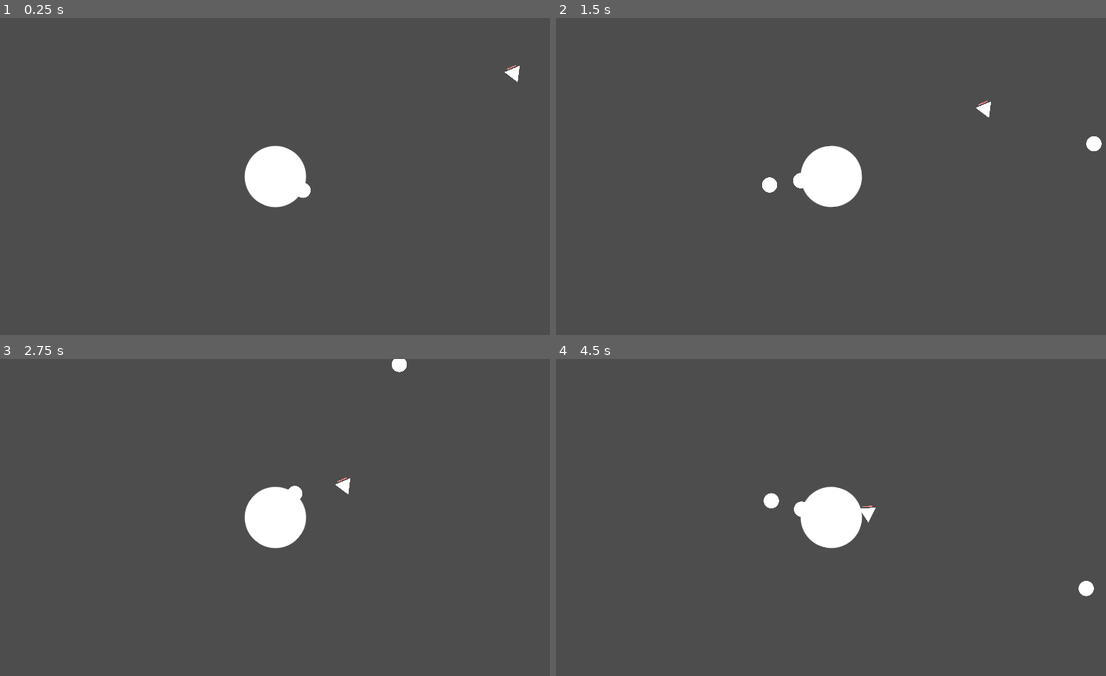
Above: before the commit, frames 1-4 (two rows, left to right).
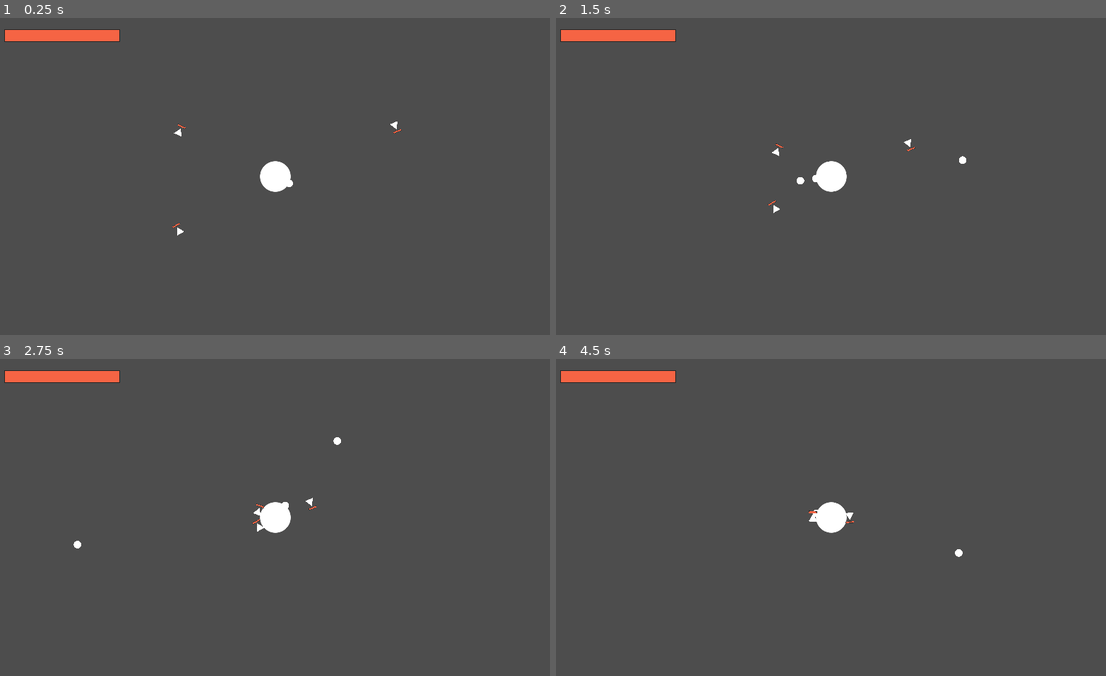
Above: after the commit, the same moments.

Repository: BonsenW/godot-static-shooter
Game: Godot game, scene res://scenes/levels/level.tscn
The game is run twice, just before and just after one commit, with the same random seed, the same clock (stepped at 60 frames per second) and the same inputs.
Inputs (mouse positions are in pixels of both pictures, inside the frame that each line leads up to):
- Up to frame 1 (0.25 s): no input
- Up to frame 2 (1.5 s): move the mouse to (957, 160) at 0.52 s; click (957, 160) at 0.6 s; move the mouse to (721, 192) at 1.27 s; click (721, 192) at 1.35 s
- Up to frame 3 (2.75 s): move the mouse to (330, 447) at 2.02 s; click (330, 447) at 2.1 s
- Up to frame 4 (4.5 s): move the mouse to (803, 580) at 2.77 s; click (803, 580) at 2.85 s; move the mouse to (1001, 565) at 3.52 s; click (1001, 565) at 3.6 s; move the mouse to (660, 469) at 4.27 s; click (660, 469) at 4.35 s

The runs differ from the first frame. In frame 1, 2.3% of the frame differs, in the area x 0-95%, y 3-69%; in frame 2, 2.6%, in the area x 0-100%, y 3-62%; in frame 3, 2.4%; in frame 4, 2.5%.

Commit message:
Completed healthbar, refactored code

Diff:
--- a/scenes/enemy/Container.gd
+++ /dev/null
@@ -1,4 +0,0 @@
-extends Node2D
-
-func _process(delta):
-	global_rotation = 0
--- a/scenes/enemy/basic_enemy.gd
+++ b/scenes/enemy/basic_enemy.gd
@@ -1,7 +1,14 @@
+class_name BasicEnemy
+
 extends CharacterBody2D
 
 @export var health: int = 100
 @export var speed: int = 150
+
+@onready var health_bar = $HealthBar
+
+func _ready() -> void:
+	health_bar.init_health(health)
 
 func _physics_process(delta: float) -> void:
 	# Look at player
@@ -15,5 +22,7 @@
 func hit(damage: int) -> void:
 	health -= damage
 
+	health_bar.health = health
+
 	if health <= 0:
 		queue_free()
--- a/scenes/enemy/basic_enemy.tscn
+++ b/scenes/enemy/basic_enemy.tscn
@@ -2,13 +2,12 @@
 
 [ext_resource type="Script" path="res://scenes/enemy/basic_enemy.gd" id="1_i78eg"]
 [ext_resource type="Texture2D" uid="uid://cgw04uttxrtco" path="res://assets/PlaceHolderSprites.png" id="2_pp21h"]
-[ext_resource type="Script" path="res://scenes/enemy/Container.gd" id="3_hivu3"]
+[ext_resource type="PackedScene" uid="uid://cpxevcg27leys" path="res://scenes/gui/health_bar.tscn" id="3_2d8dg"]
 
 [node name="BasicEnemy" type="CharacterBody2D"]
 collision_layer = 2
 collision_mask = 5
 script = ExtResource("1_i78eg")
-metadata/_edit_group_ = true
 
 [node name="Sprite2D" type="Sprite2D" parent="."]
 scale = Vector2(0.25, 0.25)
@@ -19,31 +18,8 @@
 [node name="CollisionPolygon2D" type="CollisionPolygon2D" parent="."]
 polygon = PackedVector2Array(0, -15, -17, 15, 17, 15)
 
-[node name="Container" type="Control" parent="."]
-layout_mode = 3
-anchors_preset = 8
-anchor_left = 0.5
-anchor_top = 0.5
-anchor_right = 0.5
-anchor_bottom = 0.5
-offset_left = -20.0
-offset_top = -20.0
-offset_right = 20.0
-offset_bottom = 20.0
-grow_horizontal = 2
-grow_vertical = 2
-script = ExtResource("3_hivu3")
-
-[node name="ColorRect" type="ColorRect" parent="Container"]
-layout_mode = 1
-anchors_preset = 12
-anchor_top = 1.0
-anchor_right = 1.0
-anchor_bottom = 1.0
-offset_left = 10.0
-offset_top = -3.0
-offset_right = -10.0
-offset_bottom = -1.0
-grow_horizontal = 2
-grow_vertical = 0
-color = Color(1, 0.521569, 0.521569, 1)
+[node name="HealthBar" parent="." instance=ExtResource("3_2d8dg")]
+offset_left = -16.0
+offset_top = -26.0
+offset_right = 16.0
+offset_bottom = -21.0
--- /dev/null
+++ b/scenes/gui/game_gui.gd
@@ -0,0 +1,9 @@
+class_name GameGUI
+
+extends Control
+
+@onready var health_bar: HealthBar = $HealthBar
+
+
+func init_health(h: int):
+	health_bar.init_health(h)
--- /dev/null
+++ b/scenes/gui/game_gui.tscn
@@ -0,0 +1,22 @@
+[gd_scene load_steps=3 format=3 uid="uid://duk5wwkvw3u70"]
+
+[ext_resource type="PackedScene" uid="uid://cpxevcg27leys" path="res://scenes/gui/health_bar.tscn" id="1_1el6a"]
+[ext_resource type="Script" path="res://scenes/gui/game_gui.gd" id="1_xv3w1"]
+
+[node name="GameGUI" type="Control"]
+layout_mode = 3
+anchors_preset = 0
+offset_left = -1152.0
+offset_top = -648.0
+offset_right = 1152.0
+offset_bottom = 648.0
+script = ExtResource("1_xv3w1")
+metadata/_edit_lock_ = true
+
+[node name="HealthBar" parent="." instance=ExtResource("1_1el6a")]
+layout_mode = 1
+offset_left = 48.0
+offset_top = 48.0
+offset_right = 516.0
+offset_bottom = 96.0
+size_flags_horizontal = 0
--- /dev/null
+++ b/scenes/gui/health_bar.gd
@@ -0,0 +1,49 @@
+class_name HealthBar
+
+extends ProgressBar
+
+## Reference to damage delay timer
+@onready var damage_delay_timer: Timer = $DamageDelayTimer
+
+## Reference to damage bar
+@onready var damage_bar: ProgressBar = $DamageBar
+
+## The health value
+var health = 0 :
+	set = _set_health
+
+
+## Required for initialisation of this node
+func init_health(h: int) -> void:
+	# Sets health
+	health = h
+	# Sets max and current value of healthbar
+	max_value = health
+	value = health
+	# Sets max and current value of damage bar
+	damage_bar.max_value = health
+	damage_bar.value = health
+
+
+## Sets the health value
+func _set_health(new_health):
+	# Updates health and health bar value
+	var prev_health = health
+	health = min(max_value, new_health)
+	value = health
+
+	# Delets health bar if its 0
+	if health <= 0:
+		queue_free()
+
+	# If damage taken, start damage delay timer
+	if health < prev_health:
+		damage_delay_timer.start()
+	else:
+		# else update damage bar value
+		damage_bar.value = health
+
+
+## Damage delay signal
+func _on_damage_delay_timer_timeout() -> void:
+	damage_bar.value = health
--- /dev/null
+++ b/scenes/gui/health_bar.tscn
@@ -0,0 +1,49 @@
+[gd_scene load_steps=6 format=3 uid="uid://cpxevcg27leys"]
+
+[ext_resource type="Script" path="res://scenes/gui/health_bar.gd" id="1_pxwow"]
+
+[sub_resource type="StyleBoxEmpty" id="StyleBoxEmpty_hsmp5"]
+
+[sub_resource type="StyleBoxFlat" id="StyleBoxFlat_ofll0"]
+bg_color = Color(0.960784, 0.392157, 0.266667, 1)
+
+[sub_resource type="StyleBoxFlat" id="StyleBoxFlat_wqjeu"]
+bg_color = Color(0.145098, 0.145098, 0.145098, 1)
+expand_margin_left = 1.0
+expand_margin_top = 1.0
+expand_margin_right = 1.0
+expand_margin_bottom = 1.0
+shadow_color = Color(0, 0, 0, 0.27451)
+shadow_offset = Vector2(0, 1)
+
+[sub_resource type="StyleBoxFlat" id="StyleBoxFlat_uaxxw"]
+bg_color = Color(1, 1, 1, 1)
+
+[node name="HealthBar" type="ProgressBar"]
+z_index = 1
+offset_right = 240.0
+offset_bottom = 4.0
+theme_override_styles/background = SubResource("StyleBoxEmpty_hsmp5")
+theme_override_styles/fill = SubResource("StyleBoxFlat_ofll0")
+value = 60.0
+show_percentage = false
+script = ExtResource("1_pxwow")
+
+[node name="DamageBar" type="ProgressBar" parent="."]
+z_index = -1
+layout_mode = 1
+anchors_preset = 15
+anchor_right = 1.0
+anchor_bottom = 1.0
+grow_horizontal = 2
+grow_vertical = 2
+theme_override_styles/background = SubResource("StyleBoxFlat_wqjeu")
+theme_override_styles/fill = SubResource("StyleBoxFlat_uaxxw")
+value = 80.0
+show_percentage = false
+
+[node name="DamageDelayTimer" type="Timer" parent="."]
+wait_time = 0.4
+one_shot = true
+
+[connection signal="timeout" from="DamageDelayTimer" to="." method="_on_damage_delay_timer_timeout"]
--- a/scenes/levels/level.gd
+++ b/scenes/levels/level.gd
@@ -1,5 +1,13 @@
 extends Node2D
 
+@onready var game_gui: GameGUI = $GameGUI
+@onready var player = $Player
+
+func _ready():
+	game_gui.health_bar.init_health(player.health)
+
+
+## Instantiates bullet on player attack input pressed
 func _on_player_attack_input_pressed(bullet_path: Resource, spawn_position: Vector2, damage: int, fire_power: int) -> void:
 	# Instantiate the bullet
 	var bullet := bullet_path.instantiate() as Area2D
@@ -10,3 +18,7 @@
 	bullet.speed = fire_power
 	# Add the bullet instance as a child of the current scene
 	add_child(bullet)
+
+
+func _on_player_health_change(current_health):
+	game_gui.health_bar.health = current_health
--- a/scenes/levels/level.tscn
+++ b/scenes/levels/level.tscn
@@ -1,17 +1,30 @@
-[gd_scene load_steps=4 format=3 uid="uid://bxkytj5pkx4yp"]
+[gd_scene load_steps=5 format=3 uid="uid://bxkytj5pkx4yp"]
 
 [ext_resource type="Script" path="res://scenes/levels/level.gd" id="1_frtwf"]
 [ext_resource type="PackedScene" uid="uid://cgtnycg7fipsl" path="res://scenes/player/player.tscn" id="1_t6fkf"]
 [ext_resource type="PackedScene" uid="uid://671eug6hhs8p" path="res://scenes/enemy/basic_enemy.tscn" id="3_4bsrw"]
+[ext_resource type="PackedScene" uid="uid://duk5wwkvw3u70" path="res://scenes/gui/game_gui.tscn" id="4_v65dn"]
 
 [node name="Level" type="Node2D"]
 script = ExtResource("1_frtwf")
 
 [node name="Player" parent="." instance=ExtResource("1_t6fkf")]
+fire_power = 550
+damage = 25
 
 [node name="Camera2D" type="Camera2D" parent="."]
+zoom = Vector2(0.5, 0.5)
+
+[node name="BasicEnemy2" parent="." instance=ExtResource("3_4bsrw")]
+position = Vector2(-426, -199)
+
+[node name="BasicEnemy3" parent="." instance=ExtResource("3_4bsrw")]
+position = Vector2(-426, 239)
 
 [node name="BasicEnemy" parent="." instance=ExtResource("3_4bsrw")]
 position = Vector2(523, -221)
 
+[node name="GameGUI" parent="." instance=ExtResource("4_v65dn")]
+
 [connection signal="attack_input_pressed" from="Player" to="." method="_on_player_attack_input_pressed"]
+[connection signal="health_change" from="Player" to="." method="_on_player_health_change"]
--- a/scenes/player/player.gd
+++ b/scenes/player/player.gd
@@ -1,16 +1,40 @@
 extends StaticBody2D
 
+## Emitted when the attack input is pressed
 signal attack_input_pressed(bullet_path: Resource, spawn_position: Vector2, damage: int, fire_power: int)
 
+## Emitted when the players health is changed
+signal health_change(current_health: int)
+
+## Determines bullet velocity
 @export var fire_power: int = 550
+
+## Determines bullet damage
 @export var damage: int = 25
 
+## Players health
+var health: int = 100 :
+	set = _set_health
+
+## The path for instantiating
 var bullet_path := preload("res://scenes/bullet/bullet.tscn")
 
+
 func _process(delta: float) -> void:
-	# Handles shooting input
+	# Handles shooting
 	if Input.is_action_just_pressed("attack"):
 		attack_input_pressed.emit(bullet_path, $Marker2D.global_position, damage, fire_power)
 
-	# Aim at mouse position
+	# Aims at mouse position
 	look_at(get_global_mouse_position())
+
+
+# Sets health
+func _set_health(h: int):
+	health = h
+
+	# Death check
+	if health <= 0:
+		queue_free()
+
+	health_change.emit(health)
--- a/scenes/player/player.tscn
+++ b/scenes/player/player.tscn
@@ -9,6 +9,8 @@
 [node name="Player" type="StaticBody2D"]
 collision_mask = 6
 script = ExtResource("1_trqnh")
+fire_power = null
+damage = null
 
 [node name="Sprite2D" type="Sprite2D" parent="."]
 texture = ExtResource("2_kasr1")
